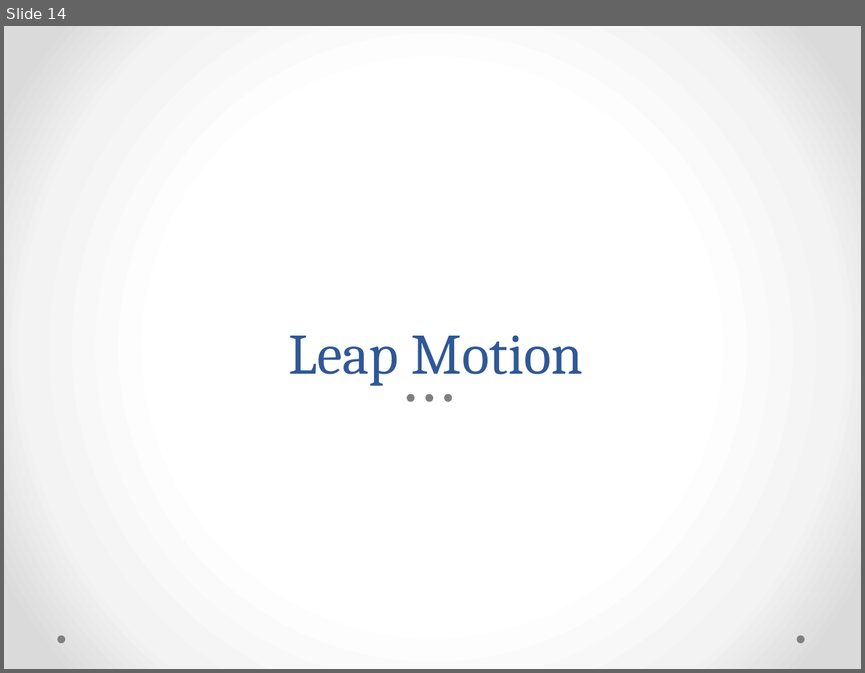
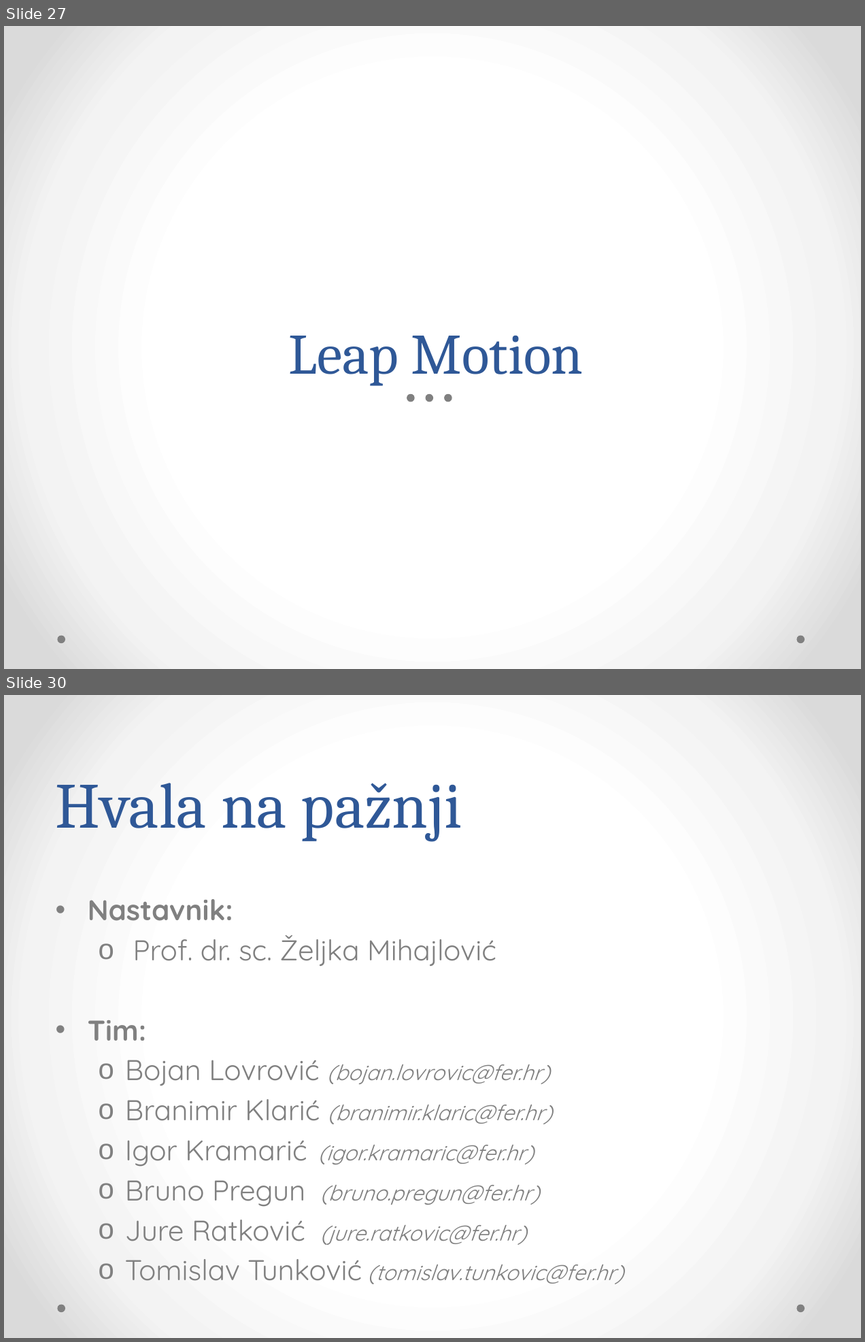
Before and after one commit to Bojanovski/IG-Project, a slide deck: Dokumentacija/Prezentacija.pptx. Shown one above the other, each under a label of ours: slide 14 before the commit, slides 27 and 30 after it; the slides between them are not shown. The pictures are 865x673 and 865x1342 pixels, drawn with LibreOffice and Linux fonts; fonts in the diff are those of the drawing. Boxes give left, top, right and bottom in pixels: in the first picture for what was removed or moved away, otherwise in the second. Text is boxed around its words. In the diff, an @@ line names an element or a change of style, - is before the commit and + after.

```diff
--- a/Dokumentacija/Prezentacija.pptx
+++ b/Dokumentacija/Prezentacija.pptx
@@ slide 30 added at (4, 695, 861, 1338), background gradient #FFFFFF to #F4F4F4 to #DADADA; not listed: 2 template elements that a slide beside it also shows @@
@@ title added at (56, 783, 462, 841), 54 pt, text #2F5897 @@
+Hvala na pažnji
@@ text added at (88, 899, 552, 1280), 18 pt, text #808080, italic @@
+• Nastavnik:
+  o Prof. dr. sc. Željka Mihajlović
+• Tim:
+  o Bojan Lovrović (bojan.lovrovic@fer.hr)
+  o Branimir Klarić (branimir.klaric@fer.hr)
+  o Igor Kramarić (igor.kramaric@fer.hr)
+  o Bruno Pregun (bruno.pregun@fer.hr)
+  o Jure Ratković (jure.ratkovic@fer.hr)
+  o Tomislav Tunković (tomislav.tunkovic@fer.hr)
@@ what was slide 14 is now slide 27 @@
```
Also in this commit, not shown: 10 slides changed, 13 other slides added.
